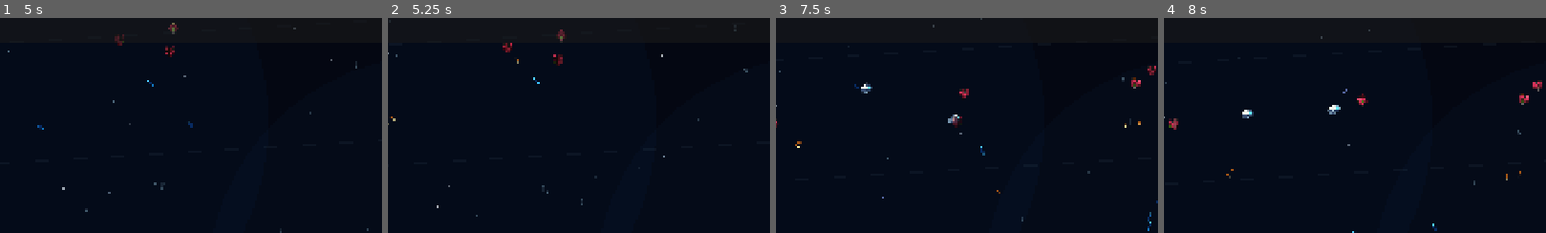
Above: before the commit, frames 1-4 (left to right).
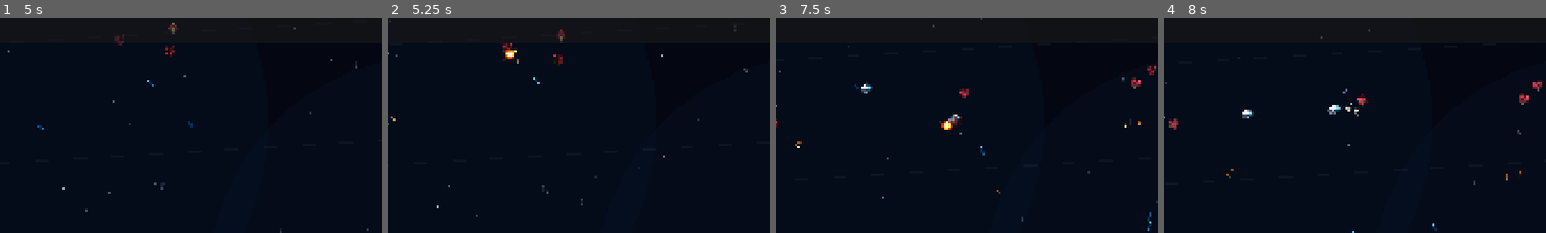
Above: after the commit, the same moments.

Repository: goldy714/Voidascend
Game: Godot game, scene res://scenes/game.tscn
Two runs of this game, one before a commit and one after it. Both use one fixed random seed, a clock stepped at 60 frames per second and the inputs below. This scene is started directly instead of the project's main scene.
Inputs (mouse positions are % of the whole screen's width and height, from its top left):
- Up to frame 1 (5 s): tap Enter at 0.5 s; move the mouse to (72, 45) at 0.52 s; hold Right 0.53-1.25 s; tap F at 0.6, 2.1, 3.6 s; click (72, 45) at 0.67 s; tap Space at 0.77, 3.77 s; drag from (30, 55) to (49, 14) at 1.27 s; move the mouse to (60, 28) at 2.02 s; hold Right 2.03-2.75 s; drag from (45, 70) to (49, 30) at 2.77 s; move the mouse to (80, 65) at 3.52 s; hold Left 3.53-4.25 s; drag from (20, 35) to (34, 62) at 4.27 s
- Up to frame 2 (5.25 s): move the mouse to (55, 50) at 5.02 s; hold Down from 5.03 s (still down); tap F at 5.1 s; click (55, 50) at 5.17 s
- Up to frame 3 (7.5 s): release Down at 5.75 s; drag from (35, 25) to (44, 8) at 5.77 s; move the mouse to (72, 45) at 6.52 s; hold Up 6.53-7.25 s; tap F at 6.6 s; tap Space at 6.77 s; drag from (30, 55) to (45, 17) at 7.27 s
- Up to frame 4 (8 s): no input
The pictures show only the part of the screen within x 21-71%, y 0-50%; the shares and areas given below are measured in that part.

Frame 1 is identical in both runs. In frame 2, 0.1% of the frame differs, in the area x 30-34%, y 13-20%; in frame 3, 0.1%; in frame 4, less than 0.1%.

Commit message:
Add projectile impact explosions

Diff:
--- a/scripts/bullet_player.gd
+++ b/scripts/bullet_player.gd
@@ -1,6 +1,7 @@
 extends Area2D
 
 const ShrapnelBurstScript = preload("res://scripts/shrapnel_burst.gd")
+const ProjectileExplosionScript = preload("res://scripts/projectile_explosion.gd")
 
 var damage: int         = 20
 var speed: float        = 620.0
@@ -105,9 +106,27 @@
 func _on_body_entered(body: Node2D) -> void:
 	if body.is_in_group("enemies"):
 		body.take_damage(damage)
+		_spawn_impact_explosion()
 		if explosive:
 			_emit_shrapnel(body)
 		queue_free()
+
+
+func _spawn_impact_explosion() -> void:
+	var parent: Node = get_parent()
+	if parent == null:
+		return
+	var explosion: Node2D = ProjectileExplosionScript.new()
+	explosion.call("setup", global_position, _impact_explosion_size())
+	parent.add_child(explosion)
+
+
+func _impact_explosion_size() -> String:
+	if explosive or size_mult >= 2.6:
+		return "large"
+	if homing or size_mult >= 1.5:
+		return "medium"
+	return "small"
 
 
 func _emit_shrapnel(primary_target: Node2D) -> void:
--- /dev/null
+++ b/scripts/projectile_explosion.gd
@@ -0,0 +1,97 @@
+class_name ProjectileExplosion
+extends Node2D
+
+const FX_DIR: String = "res://assets/fx"
+const FRAME_TIME: float = 0.045
+const MAX_FRAMES: int = 8
+const VALID_SIZES := ["small", "medium", "large"]
+
+static var _texture_cache: Dictionary = {}
+
+var effect_size: String = "small"
+var _frames: Array = []
+var _age: float = 0.0
+
+
+func setup(origin: Vector2, requested_size: String) -> void:
+	global_position = origin
+	effect_size = requested_size if requested_size in VALID_SIZES else "small"
+
+
+func _ready() -> void:
+	z_as_relative = false
+	z_index = 105
+	_frames = _load_frames(effect_size)
+	set_process(true)
+	queue_redraw()
+
+
+func _process(delta: float) -> void:
+	_age += delta
+	var frame_count: int = _frames.size()
+	if frame_count <= 0:
+		frame_count = MAX_FRAMES
+	var life: float = FRAME_TIME * float(frame_count)
+	if _age >= life:
+		queue_free()
+		return
+	queue_redraw()
+
+
+func _draw() -> void:
+	if _frames.is_empty():
+		_draw_fallback()
+		return
+
+	var frame_index: int = clamp(int(_age / FRAME_TIME), 0, _frames.size() - 1)
+	var texture: Texture2D = _frames[frame_index] as Texture2D
+	var texture_size: Vector2 = texture.get_size()
+	draw_texture_rect(texture, Rect2(texture_size * -0.5, texture_size), false)
+
+
+func _draw_fallback() -> void:
+	var t: float = clamp(_age / (FRAME_TIME * float(MAX_FRAMES)), 0.0, 1.0)
+	var scales := {
+		"small": 0.55,
+		"medium": 0.85,
+		"large": 1.15,
+	}
+	var size_scale: float = float(scales.get(effect_size, 0.55))
+	var alpha: float = 1.0 - t
+	draw_circle(Vector2.ZERO, lerp(5.0, 23.0, t) * size_scale,
+		Color(1.0, 0.26, 0.02, 0.45 * alpha))
+	draw_circle(Vector2.ZERO, lerp(2.0, 9.0, t) * size_scale,
+		Color(1.0, 0.82, 0.22, 0.76 * alpha))
+
+
+static func _load_frames(size_name: String) -> Array:
+	var frames: Array = []
+	for i: int in MAX_FRAMES:
+		var texture: Texture2D = null
+		for path: String in [
+			"%s/projectile_explosion_%s_%02d.png" % [FX_DIR, size_name, i],
+			"%s/projectile_explosion_%s_%d.png" % [FX_DIR, size_name, i],
+		]:
+			texture = _load_texture(path)
+			if texture != null:
+				break
+		if texture != null:
+			frames.append(texture)
+	return frames
+
+
+static func _load_texture(path: String) -> Texture2D:
+	if _texture_cache.has(path):
+		return _texture_cache[path] as Texture2D
+
+	var texture: Texture2D = null
+	if ResourceLoader.exists(path, "Texture2D"):
+		texture = load(path) as Texture2D
+	elif FileAccess.file_exists(path):
+		var image: Image = Image.new()
+		var err: int = image.load(path)
+		if err == OK and not image.is_empty():
+			texture = ImageTexture.create_from_image(image)
+
+	_texture_cache[path] = texture
+	return texture
Binary file added: assets/fx/projectile_explosion_large_0.png
Binary file added: assets/fx/projectile_explosion_large_1.png
Binary file added: assets/fx/projectile_explosion_large_2.png
Binary file added: assets/fx/projectile_explosion_large_3.png
Binary file added: assets/fx/projectile_explosion_large_4.png
Binary file added: assets/fx/projectile_explosion_large_5.png
Binary file added: assets/fx/projectile_explosion_large_6.png
Binary file added: assets/fx/projectile_explosion_large_7.png
Binary file added: assets/fx/projectile_explosion_medium_0.png
Binary file added: assets/fx/projectile_explosion_medium_1.png
Binary file added: assets/fx/projectile_explosion_medium_2.png
Binary file added: assets/fx/projectile_explosion_medium_3.png
(and 13 more such lines)
